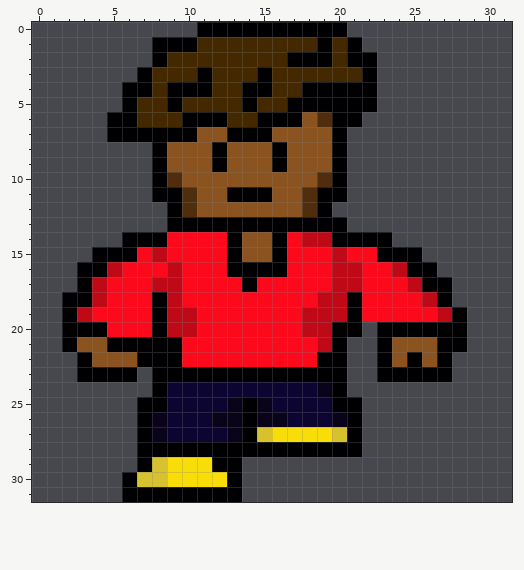
Two states of a pixel-art sprite, src/main/resources/player/player-walk-down-two.png. The picture above was drawn from the file before the commit.
The file is 32x32 pixels. Colours within 5 levels of each other are drawn and written as one.
Once edited:
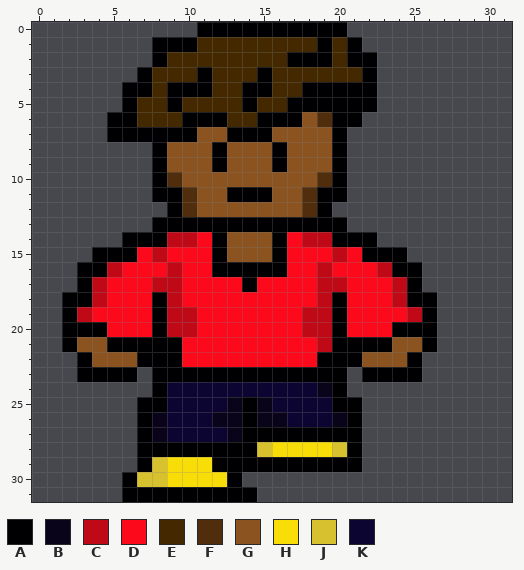
Palette (. is transparent): A #000002  B #09041a  C #bf0917  D #fc091b  E #442900  F #502d0c  G #8a531f  H #f9dd08  J #d7c12f  K #0c0431
Message: new assets for player and enemies plus some collision detection for enemies.
Difference:
Changed rows in their new state; - is an unchanged pixel.
first column x 8:
13 A--------------------
14 -CC-AG---------.-----
15 ----AG--------A--.---
16 ----A------CDD-CA-.--
17 -----------C-D--CA..-
18 ------------AD--CAA.-
19 ------------AD---CA..
20 -------------DDD---..
21 -------------AA---A..
22 -------------AGG--..-
23 --------------A---..-
first column x 14:
27 -AAAAAA-
28 -JHHHHJ-
29 AAAAAAAA
31 A-------
Changed places in both pictures, as pixel boxes (x1, y1, x2, y2):
changed: (152, 217, 242, 277)
changed: (317, 232, 467, 382)
changed: (242, 427, 362, 502)
